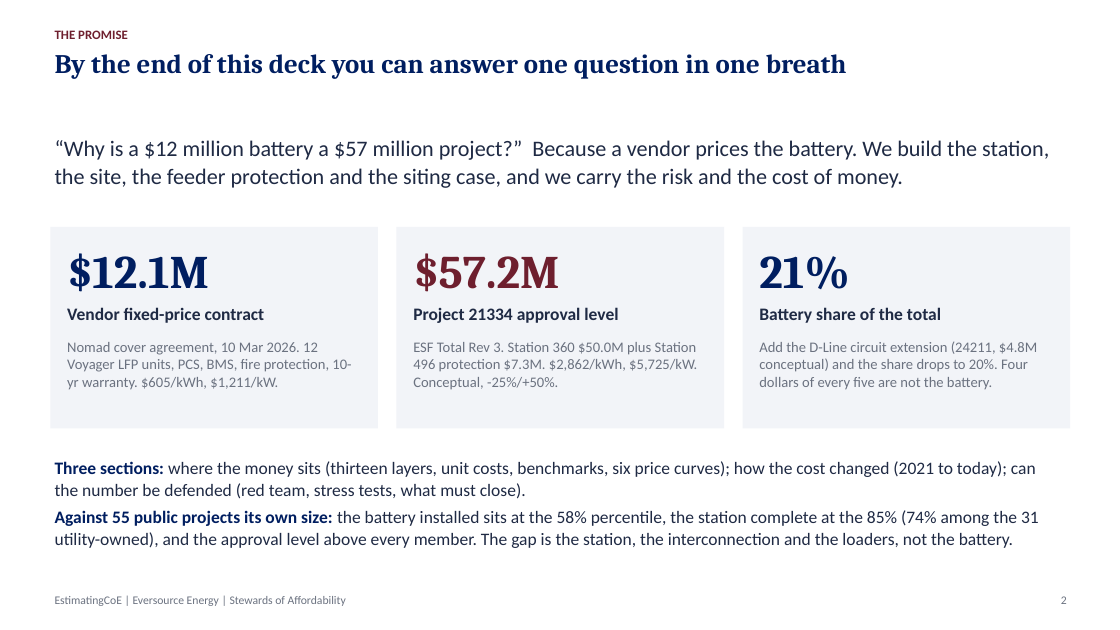
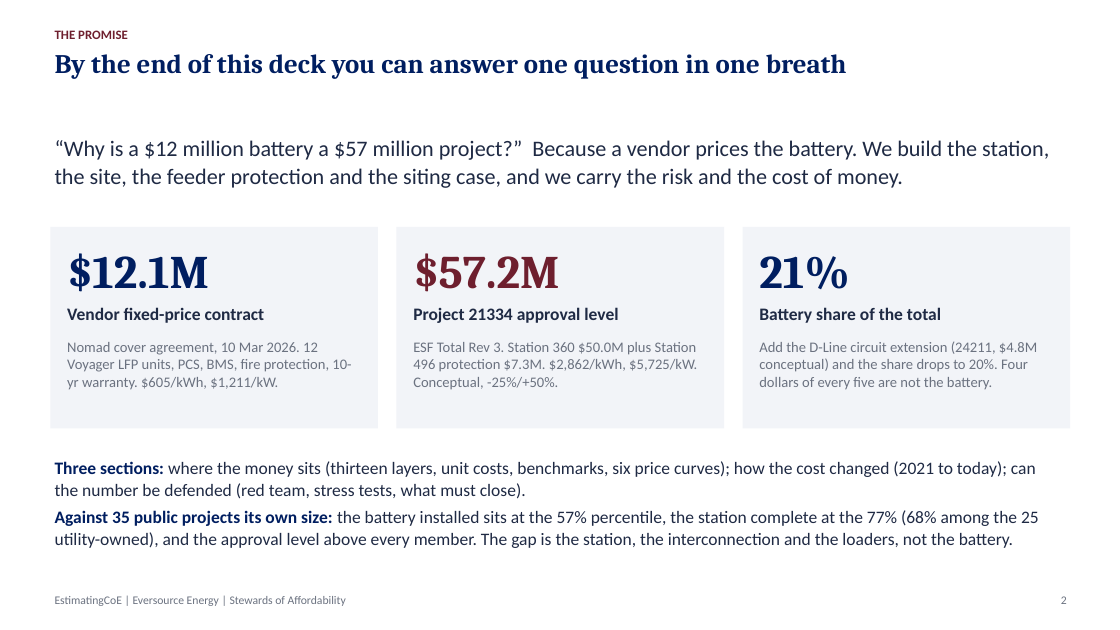
Before and after one commit to gbassaragh/BESS, a slide deck: slide 2 of Hyde Park BESS/6) Cost Analysis Deliverables/Hyde Park BESS - Cost Analysis Deck.pptx. Drawn at 1120x630 pixels with LibreOffice and Linux fonts; fonts in the diff are those of the drawing. Boxes give left, top, right and bottom in pixels: in the first picture for what was removed or moved away, otherwise in the second. Text is boxed around its words. In the diff, an @@ line names an element or a change of style, - is before the commit and + after.

```diff
--- a/Hyde Park BESS/6) Cost Analysis Deliverables/Hyde Park BESS - Cost Analysis Deck.pptx
+++ b/Hyde Park BESS/6) Cost Analysis Deliverables/Hyde Park BESS - Cost Analysis Deck.pptx
@@ text at <box>55,510,1039,548</box>: text changed @@
-Against 55 public projects its own size: the battery installed sits at the 58% percentile, the station complete at the 85% (74% among the 31 utility-owned), and the approval level above every member. The gap is the station, the interconnection and the loaders, not the battery.
+Against 35 public projects its own size: the battery installed sits at the 57% percentile, the station complete at the 77% (68% among the 25 utility-owned), and the approval level above every member. The gap is the station, the interconnection and the loaders, not the battery.
```
Also in this commit, not shown: 12 other slides changed, 4 slides added, 31 other files.
